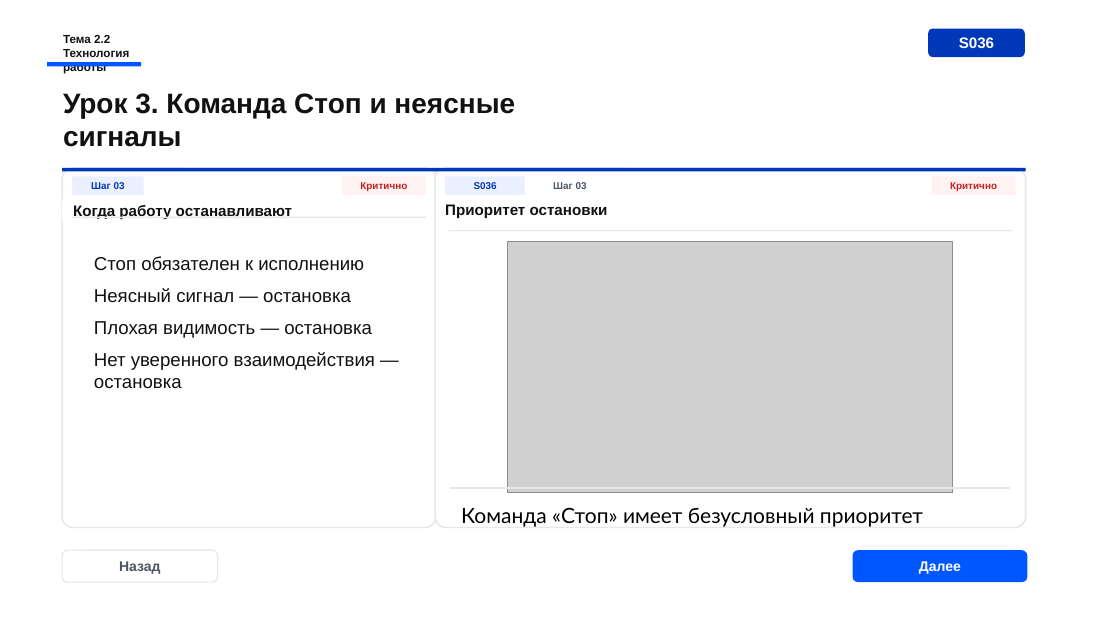
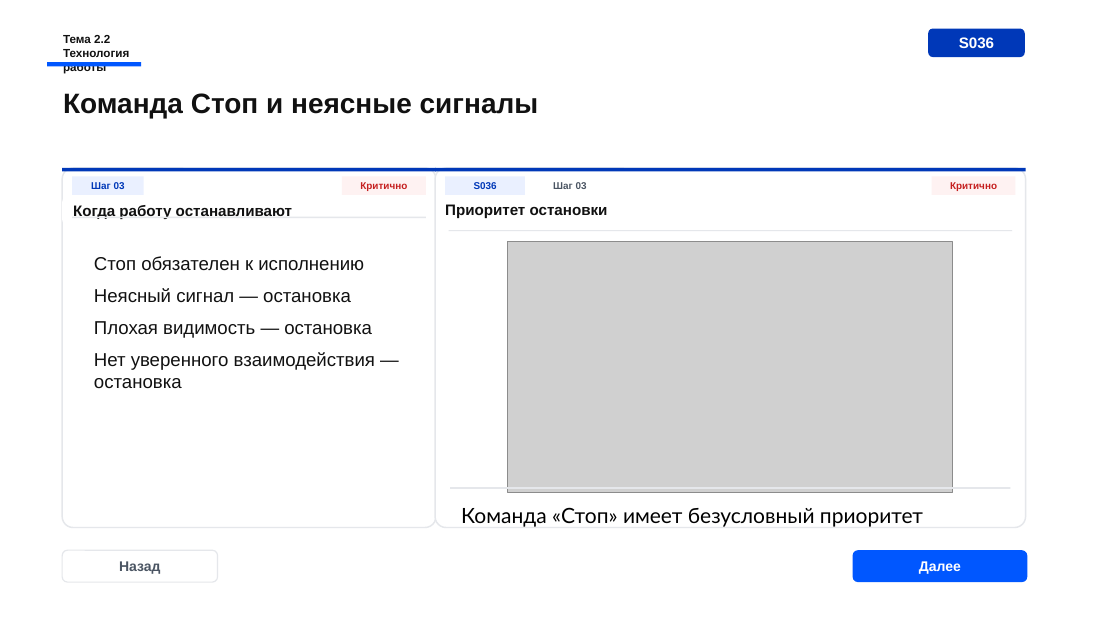
Before and after one commit to Armankanat2/EV-Strop, a slide deck: slide 15 of presentations/ispring-course/module-01-stropovka-gruzov/live-preview/S029_theme22_preview_2026-06-30_v13_ev-group-techstyle-premium-subslides.pptx (slide 12 before the commit). Drawn at 1120x630 pixels with LibreOffice and Linux fonts; fonts in the diff are those of the drawing; grey boxes stand for pictures. Boxes give left, top, right and bottom in pixels: in the first picture for what was removed or moved away, otherwise in the second. Text is boxed around its words. In the diff, an @@ line names an element or a change of style, - is before the commit and + after.

```diff
--- a/presentations/ispring-course/module-01-stropovka-gruzov/live-preview/S029_theme22_preview_2026-06-30_v13_ev-group-techstyle-premium-subslides.pptx
+++ b/presentations/ispring-course/module-01-stropovka-gruzov/live-preview/S029_theme22_preview_2026-06-30_v13_ev-group-techstyle-premium-subslides.pptx
@@ text at [63, 93, 539, 118]: text changed @@
-Урок 3. Команда Стоп и неясные сигналы
+Команда Стоп и неясные сигналы
```
Also in this commit, not shown: 9 other slides changed, 5 slides added, 2 slides removed, 10 other files.
